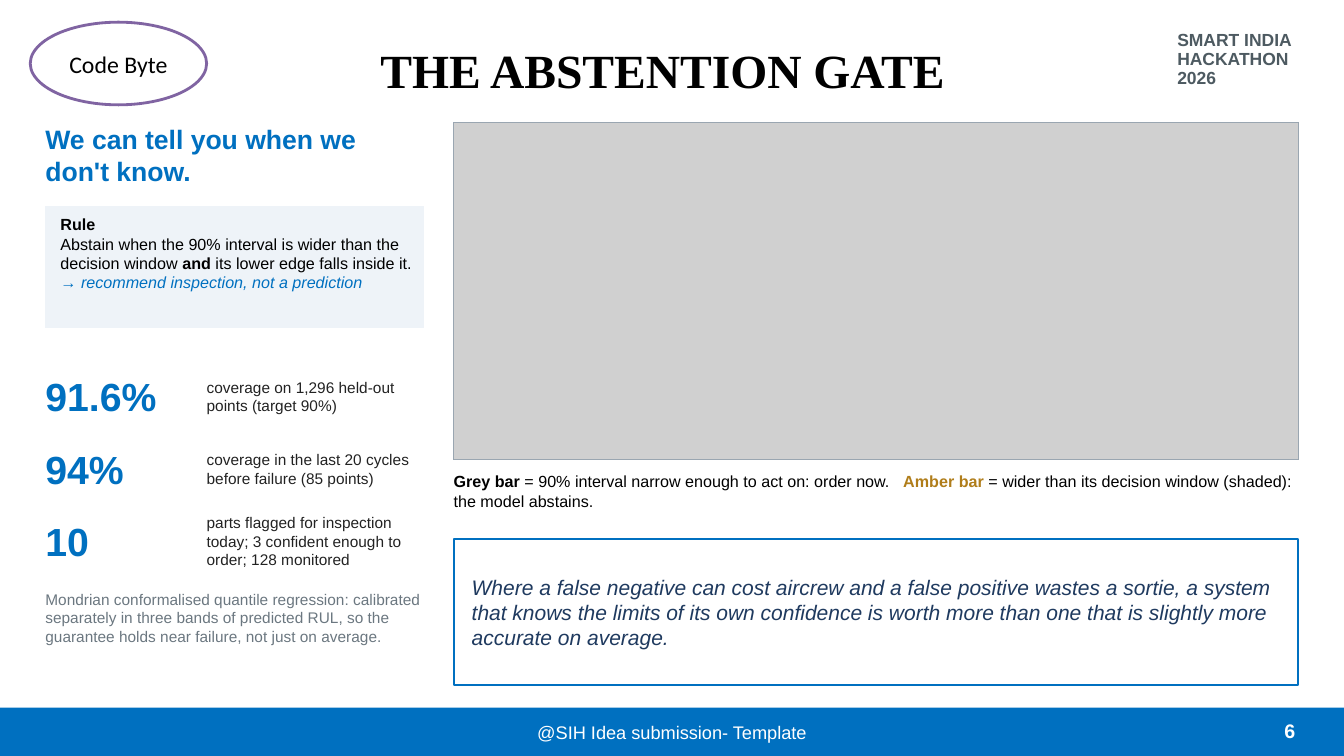
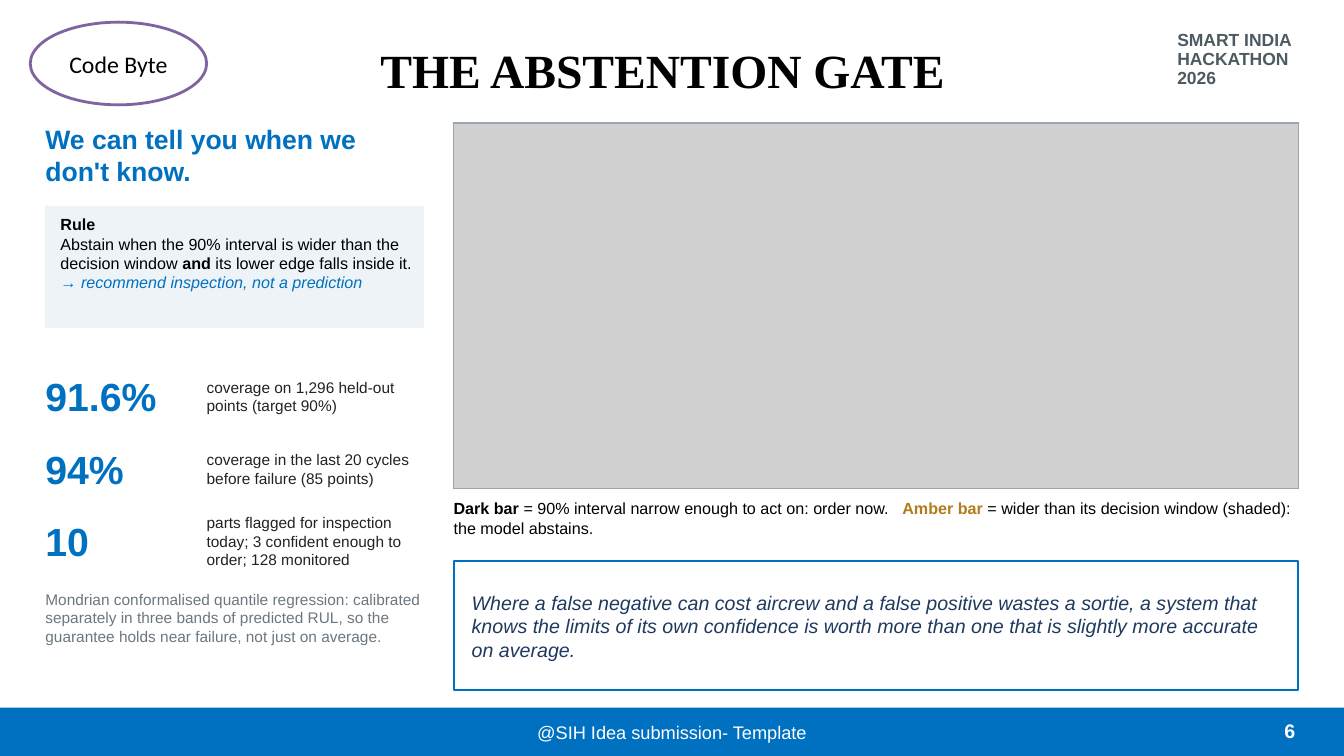
Before and after one commit to MarcussRico/flightline, a slide deck: slide 6 of deck/FLIGHTLINE_SIH26249.pptx. Drawn at 1344x756 pixels with LibreOffice and Linux fonts; fonts in the diff are those of the drawing; grey boxes stand for pictures; background and template pictures are left out. Boxes give left, top, right and bottom in pixels: in the first picture for what was removed or moved away, otherwise in the second. Text is boxed around its words. In the diff, an @@ line names an element or a change of style, - is before the commit and + after.

```diff
--- a/deck/FLIGHTLINE_SIH26249.pptx
+++ b/deck/FLIGHTLINE_SIH26249.pptx
@@ picture: place and size @@
-picture at bbox=[454, 123, 1299, 460]
+picture at bbox=[454, 123, 1299, 489]
@@ rectangle: place and size @@
-rectangle at bbox=[454, 123, 1299, 460]
+rectangle at bbox=[454, 123, 1299, 489]
@@ text at bbox=[454, 502, 1291, 534]: text changed @@
-Grey bar = 90% interval narrow enough to act on: order now. Amber bar = wider than its decision window (shaded): the model abstains.
+Dark bar = 90% interval narrow enough to act on: order now. Amber bar = wider than its decision window (shaded): the model abstains.
@@ rectangle: place and size @@
-rectangle at bbox=[454, 539, 1299, 686]
+rectangle at bbox=[454, 562, 1299, 691]
@@ text "Where a false negative can ...": place and size @@
-text "Where a false negative can ..." at bbox=[472, 579, 1270, 649]
+text "Where a false negative can ..." at bbox=[472, 595, 1258, 661]
@@ text "Where a false negative can ..." at bbox=[472, 595, 1258, 661]: size 15 to 14 pt @@
```
Also in this commit, not shown: 2 other slides changed, 12 other files.
